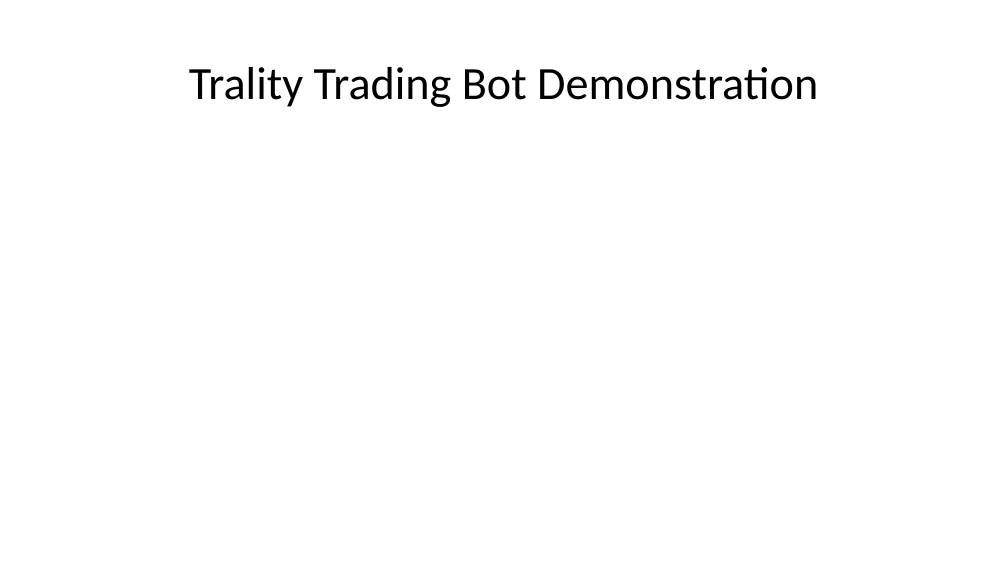
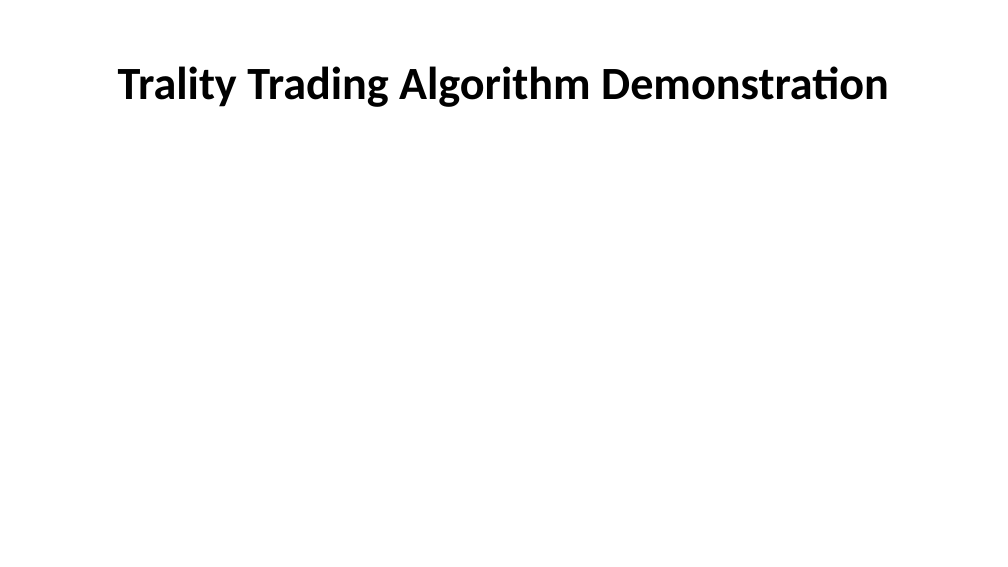
Before and after one commit to nestor39/trading_algorithm, a slide deck: slide 8 of Project_3.pptx (slide 6 before the commit). Drawn at 1008x567 pixels with LibreOffice and Linux fonts; fonts in the diff are those of the drawing; grey boxes stand for pictures. Boxes give left, top, right and bottom in pixels: in the first picture for what was removed or moved away, otherwise in the second. Text is boxed around its words. In the diff, an @@ line names an element or a change of style, - is before the commit and + after.

```diff
--- a/Project_3.pptx
+++ b/Project_3.pptx
@@ title at (118,66,889,107): text changed; bold on @@
-Trality Trading Bot Demonstration
+Trality Trading Algorithm Demonstration
```
Also in this commit, not shown: 7 other slides changed, 2 slides added, 2 other files.
